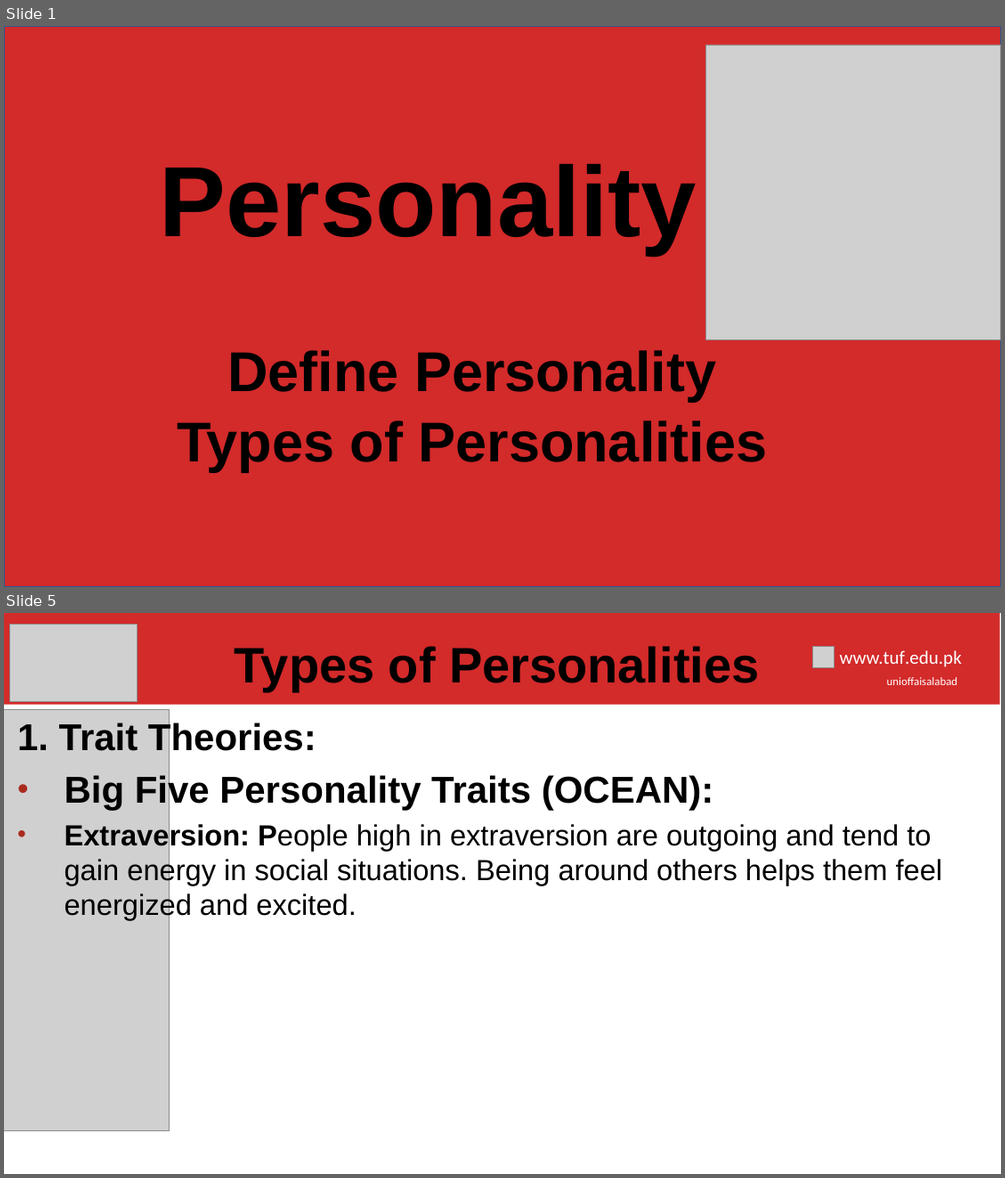
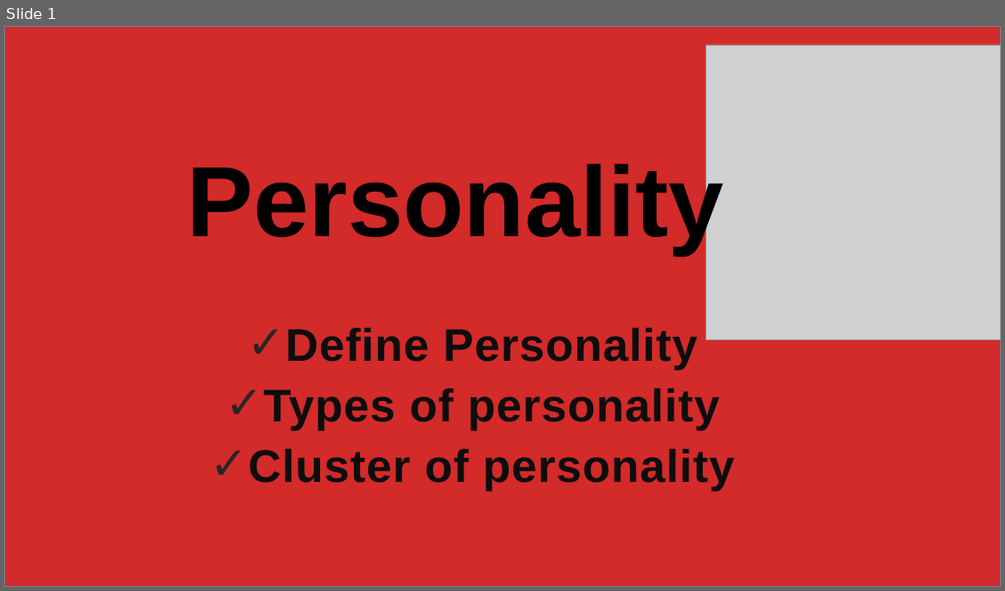
Before and after one commit to hamnasz/Semester-IV, a slide deck: Psychology/Mids/Slides/Lecture # 6.pptx. Shown one above the other, each under a label of ours: slides 1 and 5 before the commit, slide 1 after it; the slides between them are not shown. The pictures are 1005x1178 and 1005x591 pixels, drawn with LibreOffice and Linux fonts; fonts in the diff are those of the drawing; grey boxes stand for pictures; background and template pictures are left out. Boxes give left, top, right and bottom in pixels: in the first picture for what was removed or moved away, otherwise in the second. Text is boxed around its words. In the diff, an @@ line names an element or a change of style, - is before the commit and + after.

```diff
--- a/Psychology/Mids/Slides/Lecture # 6.pptx
+++ b/Psychology/Mids/Slides/Lecture # 6.pptx
@@ slide 5 removed at (4, 613, 1001, 1174), background #FFFFFF @@
@@ picture removed at (10, 625, 138, 701) @@
@@ text removed at (235, 646, 759, 690) @@
-Types of Personalities
@@ group removed at (4, 613, 999, 705): 2 texts, 1 rectangle, 1 picture @@
-unioffaisalabad
-www.tuf.edu.pk
@@ picture removed at (4, 710, 170, 1131) @@
@@ text removed at (17, 721, 943, 920) @@
-1. Trait Theories:
-• Big Five Personality Traits (OCEAN):
-• Extraversion: People high in extraversion are outgoing and tend to gain energy in social situations. Being around others helps them feel energized and excited.
@@ slide 1 changed as well @@
@@ rectangle at (4, 26, 1001, 587): outline #325491 1 pt to #6D879B 1 pt @@
@@ rectangle added at (111, 130, 894, 483), fill #FFFFFF @@
@@ text "Personality" rewrapped from (160, 164, 696, 254) to (187, 157, 724, 254) @@
@@ subtitle "Define Personality": place and size @@
-subtitle "Define Personality" at (177, 350, 768, 472)
+subtitle "Define Personality" at (248, 328, 735, 491)
@@ subtitle at (285, 328, 697, 370): size 54 to 44 pt, text colour #000000 to #0D0D0D, letter spacing 0 to 0.8 pt in "Define Personality"; bullet none to ✓; line spacing 0.9 to 1.1; less space between paragraphs @@
@@ subtitle at (248, 388, 735, 491): text changed; size 54 to 44 pt; text colour #000000 to #0D0D0D @@
-Types of Personalities
+✓ Types of personality
+✓ Cluster of personality
```
Also in this commit, not shown: 2 other slides changed, 9 slides added, 8 other slides removed, 4 other files.
